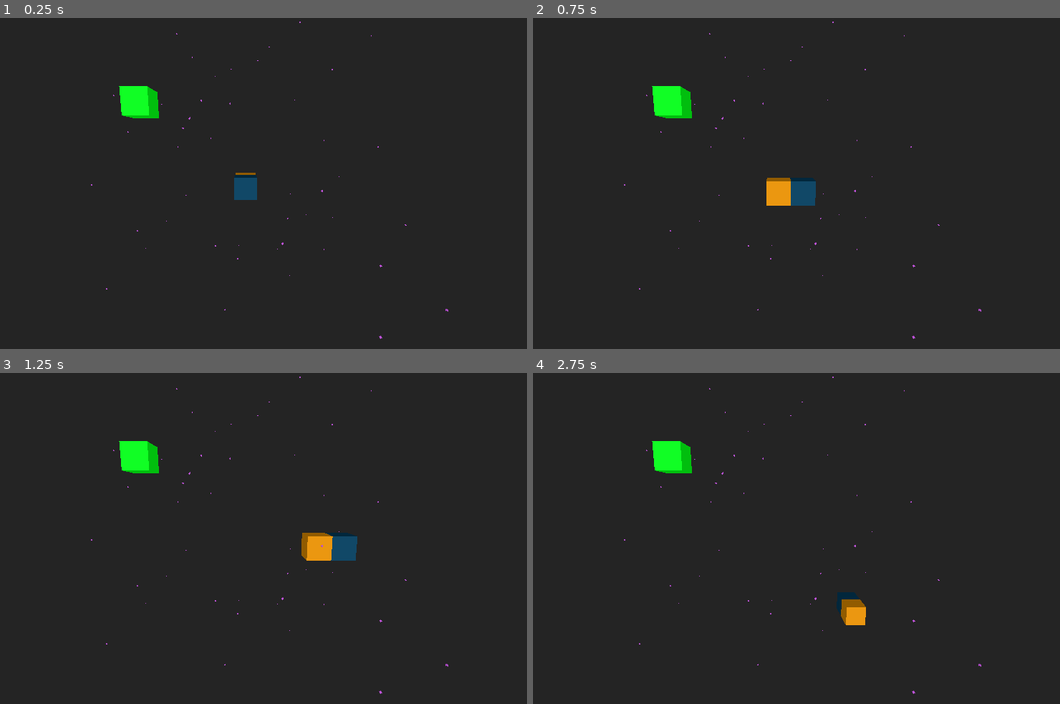
Above: before the commit, frames 1-4 (two rows, left to right).
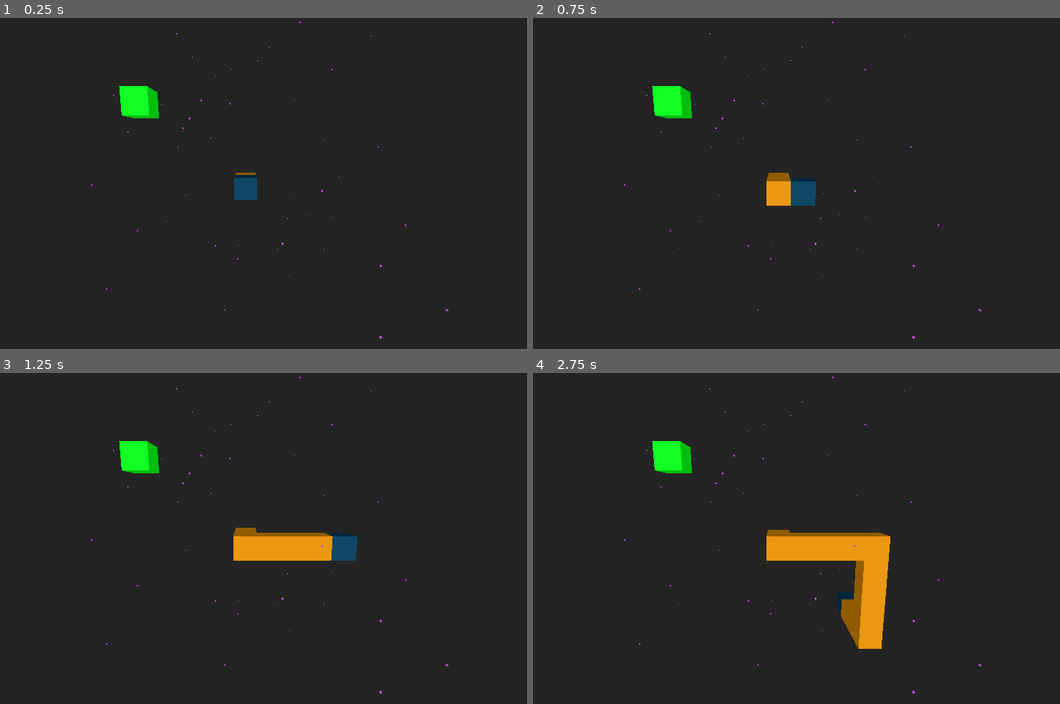
Above: after the commit, the same moments.

Repository: andrew-wilkes/3dsnake
Game: Godot game, scene res://Main.tscn
Same seed, same stepped clock (60 frames per second), same inputs: the game is played once before the commit and once after it.
Inputs:
- Up to frame 1 (0.25 s): no input
- Up to frame 2 (0.75 s): tap Enter at 0.5 s; hold Right from 0.53 s (still down)
- Up to frame 3 (1.25 s): keep holding Right
- Up to frame 4 (2.75 s): release Right at 1.28 s; hold Down 1.28-2.03 s; hold Right from 2.03 s (still down)

Frame 1 is identical in both runs. In frame 2, less than 0.1% of the frame differs, in the area x 44-49%, y 46-49%; in frame 3, 1.2%; in frame 4, 3.6%, in the area x 44-68%, y 47-84%.

Commit message:
Allow for multiple tail pieces at start

Diff:
--- a/Main.gd
+++ b/Main.gd
@@ -9,11 +9,7 @@
 
 
 func _physics_process(delta):
-	delta *= speed
-
-	# Rotate the snake head towards the desired
-	# direction and then we will move in that direction (along the local z-axis)
-	d += delta
+	d += delta * speed
 	if d > cube_step:
 		d = 0
 		$Snake.move_ahead(cube_step)
@@ -56,7 +52,7 @@
 
 
 func _on_Snake_hit_tail():
-	pass # Replace with function body.
+	print("Hit tail")
 
 
 func set_apple_position():
@@ -64,5 +60,5 @@
 
 
 func _on_Apple_ate_apple():
-	Globals.add_to_tail = true
+	Globals.add_to_tail = 1
 	set_apple_position()
--- a/Main.tscn
+++ b/Main.tscn
@@ -29,4 +29,5 @@
 [node name="Camera" type="Camera" parent="Tripod"]
 transform = Transform( 1, 0, 0, 0, 0.984808, 0.173648, 0, -0.173648, 0.984808, 0, 4, 24 )
 current = true
+[connection signal="hit_tail" from="Snake" to="." method="_on_Snake_hit_tail"]
 [connection signal="ate_apple" from="Apple" to="." method="_on_Apple_ate_apple"]
--- a/Snake.gd
+++ b/Snake.gd
@@ -113,8 +113,8 @@
 		$Tail.move_child(tail_piece, 0)
 		tail_piece.translation = old_head_pos
 
-	if Globals.add_to_tail:
-		Globals.add_to_tail = false
+	if Globals.add_to_tail > 0:
+		Globals.add_to_tail -= 1
 		var tpi = tail_piece_scene.instance()
 		tpi.connect("area_entered", self, "hit_tail")
 		tpi.translation = end_pos
--- a/TailPiece.tscn
+++ b/TailPiece.tscn
@@ -7,6 +7,7 @@
 [node name="TailPiece" type="Area"]
 
 [node name="CollisionShape" type="CollisionShape" parent="."]
+transform = Transform( 0.9, 0, 0, 0, 0.9, 0, 0, 0, 0.9, 0, 0, 0 )
 shape = SubResource( 1 )
 
 [node name="Body" type="CSGBox" parent="."]
--- a/globals.gd
+++ b/globals.gd
@@ -4,4 +4,4 @@
 const MAX_CLOUD_OFFSET = MAX_OFFSET * 2
 const NUM_PARTICLES = 50
 
-var add_to_tail = true
+var add_to_tail = 12
